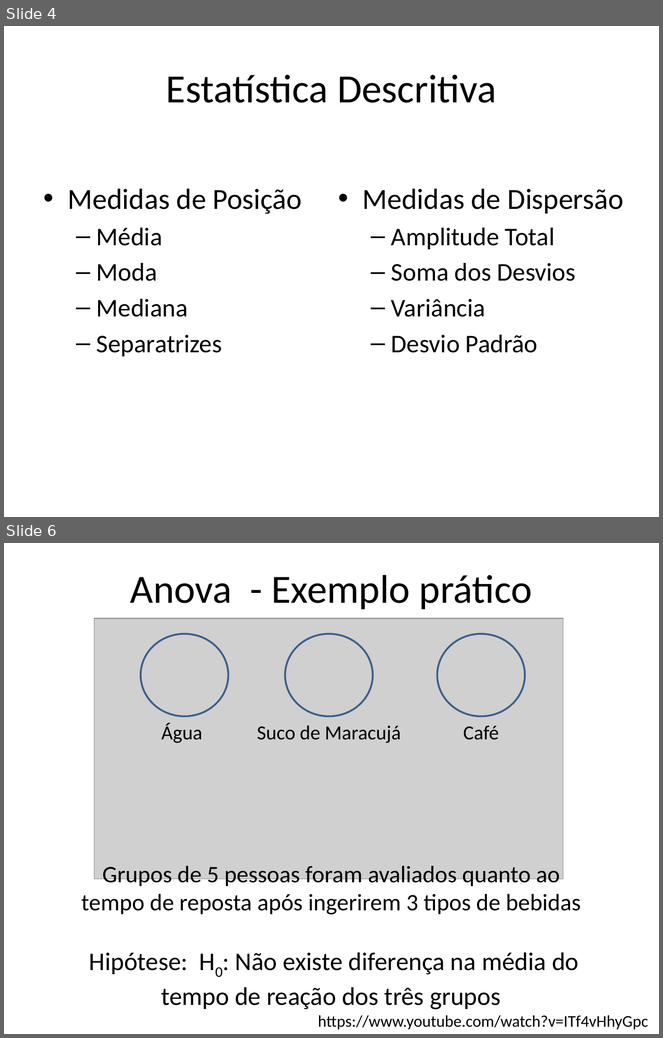
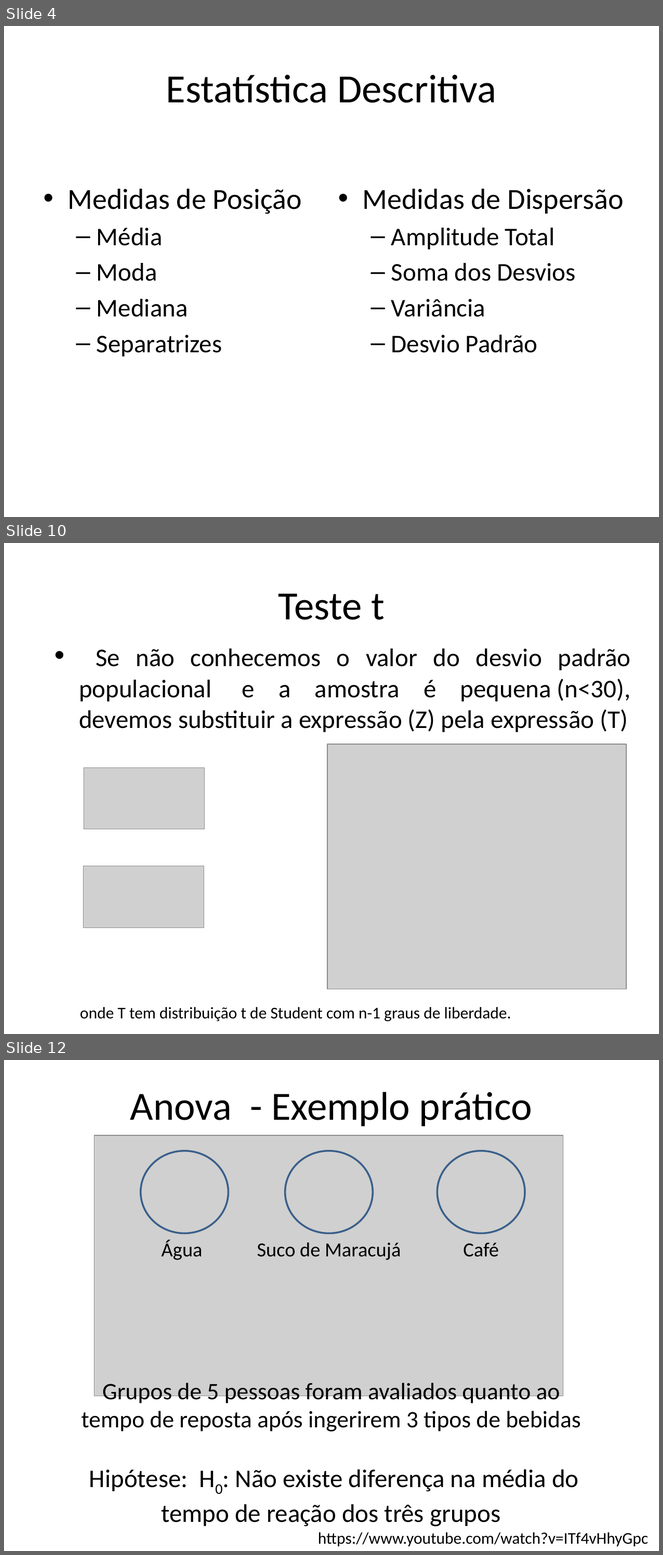
Before and after one commit to vanderfsouza/CursoR, a slide deck: Curso_Estatistica_experimental.pptx. Shown one above the other, each under a label of ours: slides 4 and 6 before the commit, slides 4, 10 and 12 after it; the slides between them are not shown. The pictures are 663x1038 and 663x1555 pixels, drawn with LibreOffice and Linux fonts; fonts in the diff are those of the drawing; grey boxes stand for pictures. Boxes give left, top, right and bottom in pixels: in the first picture for what was removed or moved away, otherwise in the second. Text is boxed around its words. In the diff, an @@ line names an element or a change of style, - is before the commit and + after.

```diff
--- a/Curso_Estatistica_experimental.pptx
+++ b/Curso_Estatistica_experimental.pptx
@@ slide 10 added at [4, 543, 659, 1034], background #FFFFFF @@
@@ title added at [279, 593, 385, 620], 44 pt, text #000000 @@
+Teste t
@@ text added at [79, 649, 631, 732], 28 pt, text #000000 @@
+• Se não conhecemos o valor do desvio padrão populacional e a amostra é pequena (n<30), devemos substituir a expressão (Z) pela expressão (T)
@@ picture added at [327, 744, 626, 989] @@
@@ picture added at [84, 768, 205, 830] @@
@@ picture added at [83, 866, 204, 928] @@
@@ text added at [80, 1007, 512, 1022], 18 pt, text #000000 @@
+onde T tem distribuição t de Student com n-1 graus de liberdade.
@@ what was slide 6 is now slide 12 @@
```
Also in this commit, not shown: 11 slides changed, 4 other slides added, 1 slide removed, 1 other file.
